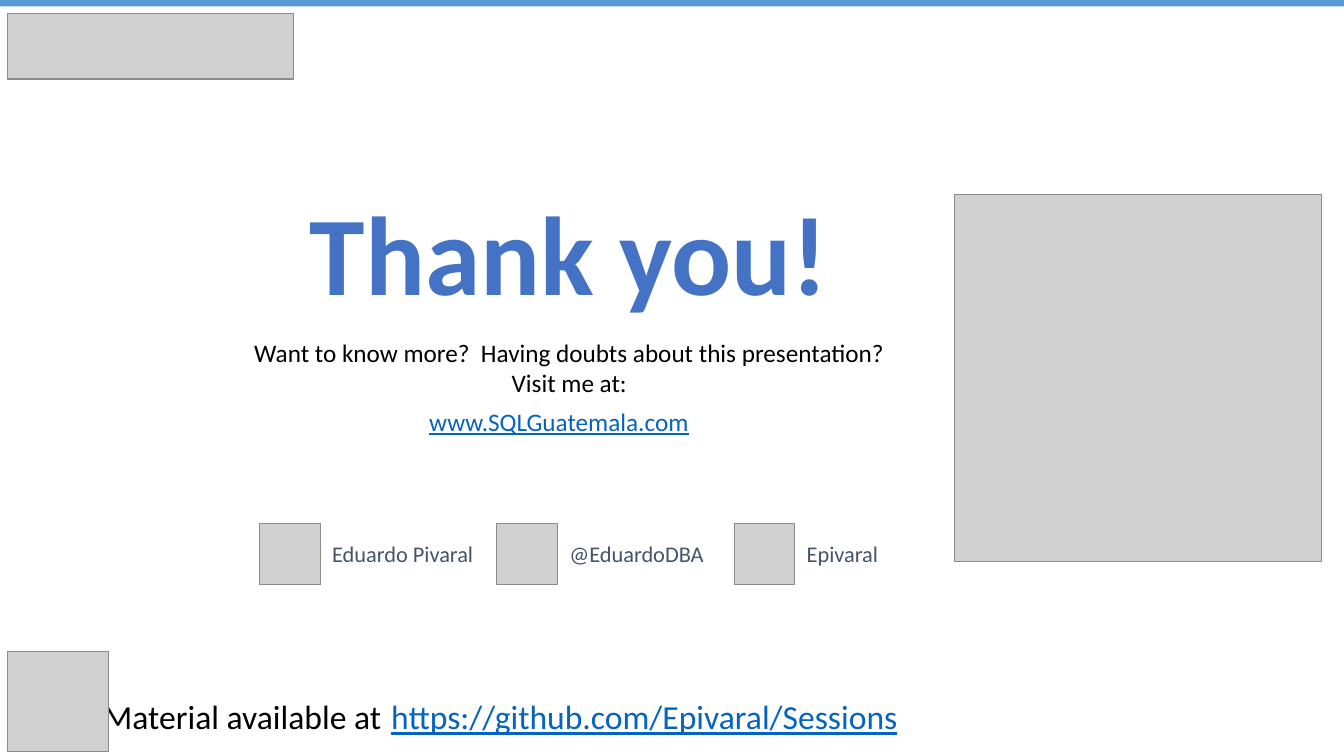
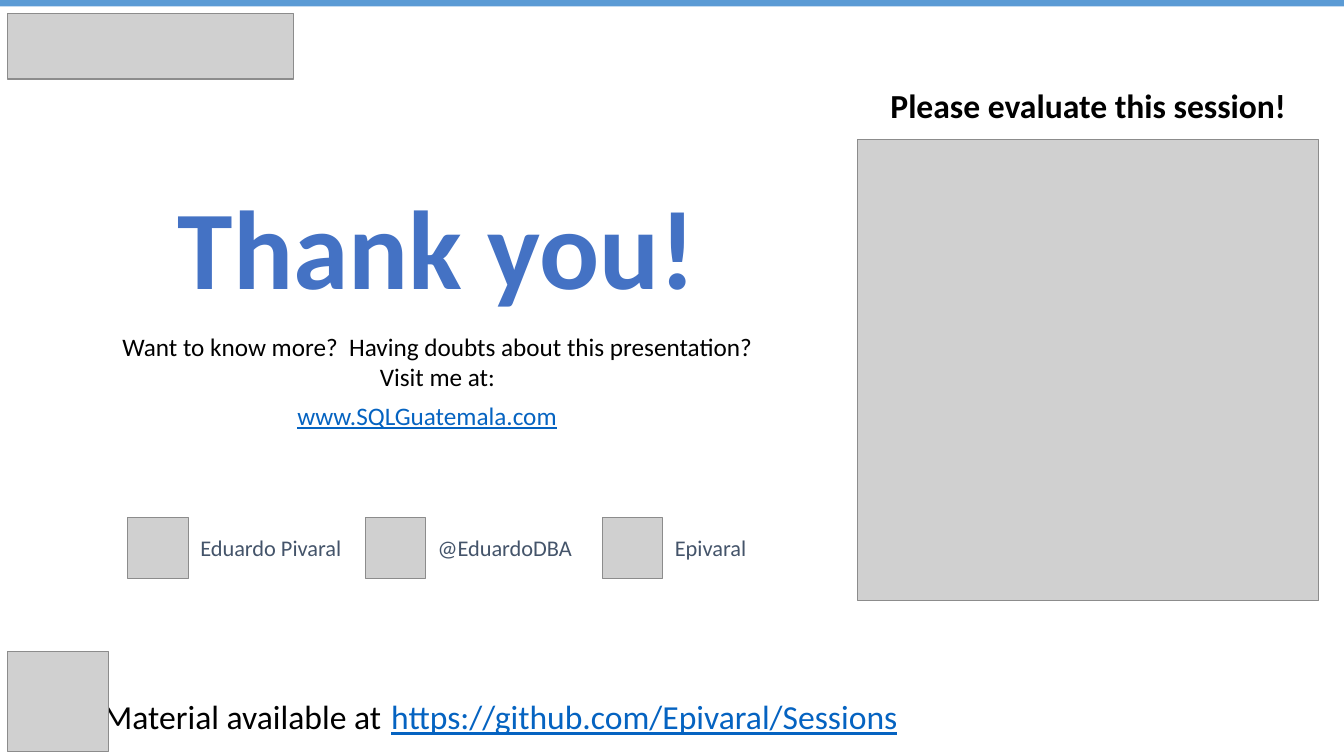
Before and after one commit to Epivaral/Sessions, a slide deck: slide 21 of T-SQL Basics coding for performance/T-SQL Basics coding for performance - SQLSaturday 1019.pptx. Drawn at 1344x756 pixels with LibreOffice and Linux fonts; fonts in the diff are those of the drawing; grey boxes stand for pictures. Boxes give left, top, right and bottom in pixels: in the first picture for what was removed or moved away, otherwise in the second. Text is boxed around its words. In the diff, an @@ line names an element or a change of style, - is before the commit and + after.

```diff
--- a/T-SQL Basics coding for performance/T-SQL Basics coding for performance - SQLSaturday 1019.pptx
+++ b/T-SQL Basics coding for performance/T-SQL Basics coding for performance - SQLSaturday 1019.pptx
@@ text added at (x1=890, y1=94, x2=1286, y2=119), 24 pt, text #000000, bold @@
+Please evaluate this session!
@@ picture resized from (x1=955, y1=195, x2=1322, y2=562) to (x1=858, y1=139, x2=1320, y2=601) @@
@@ 4 texts, 3 pictures moved together from (x1=254, y1=216, x2=884, y2=585) to (x1=122, y1=210, x2=752, y2=579) @@
@@ text "@EduardoDBA" moved from (x1=569, y1=546, x2=703, y2=565) to (x1=438, y1=540, x2=572, y2=559) @@
@@ text "Epivaral" moved from (x1=807, y1=546, x2=878, y2=566) to (x1=675, y1=540, x2=746, y2=560) @@
```
